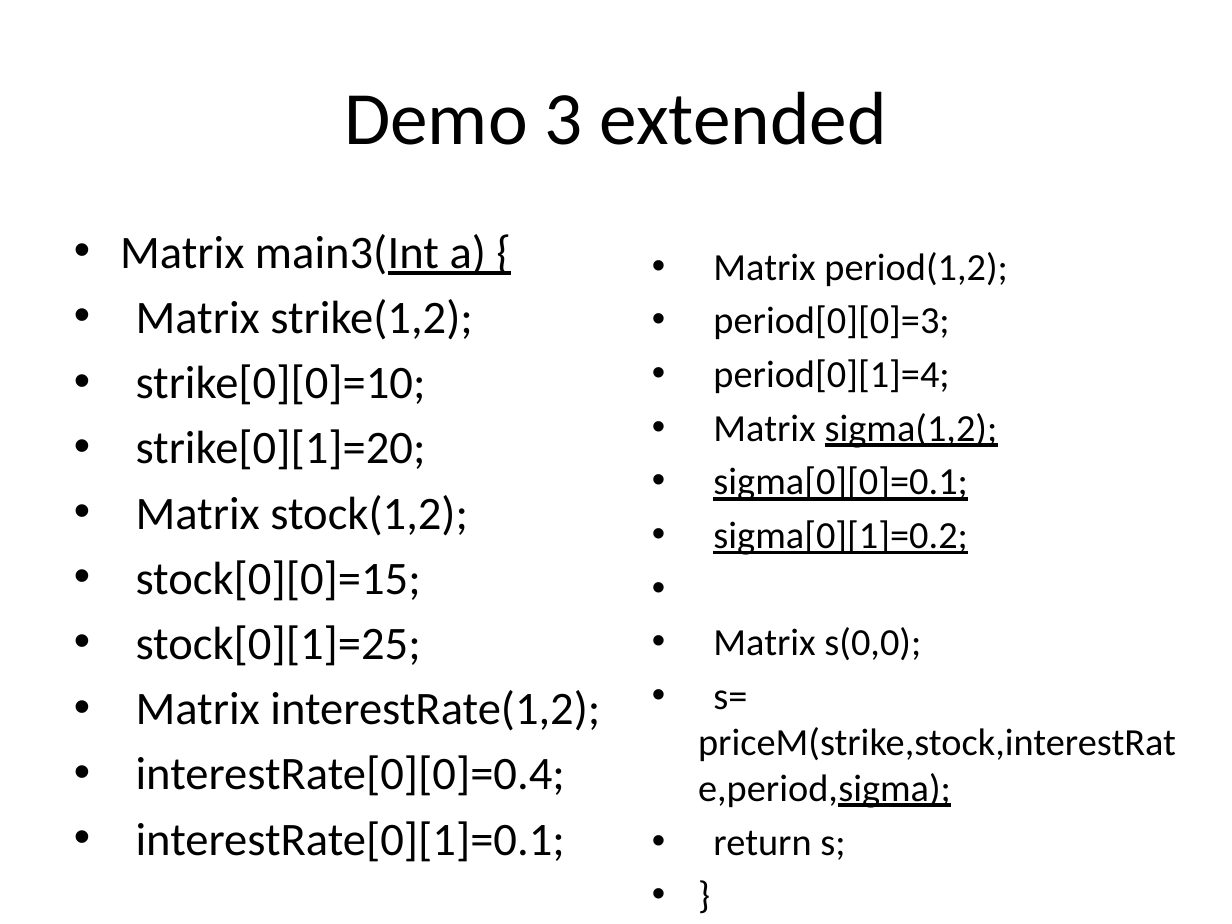
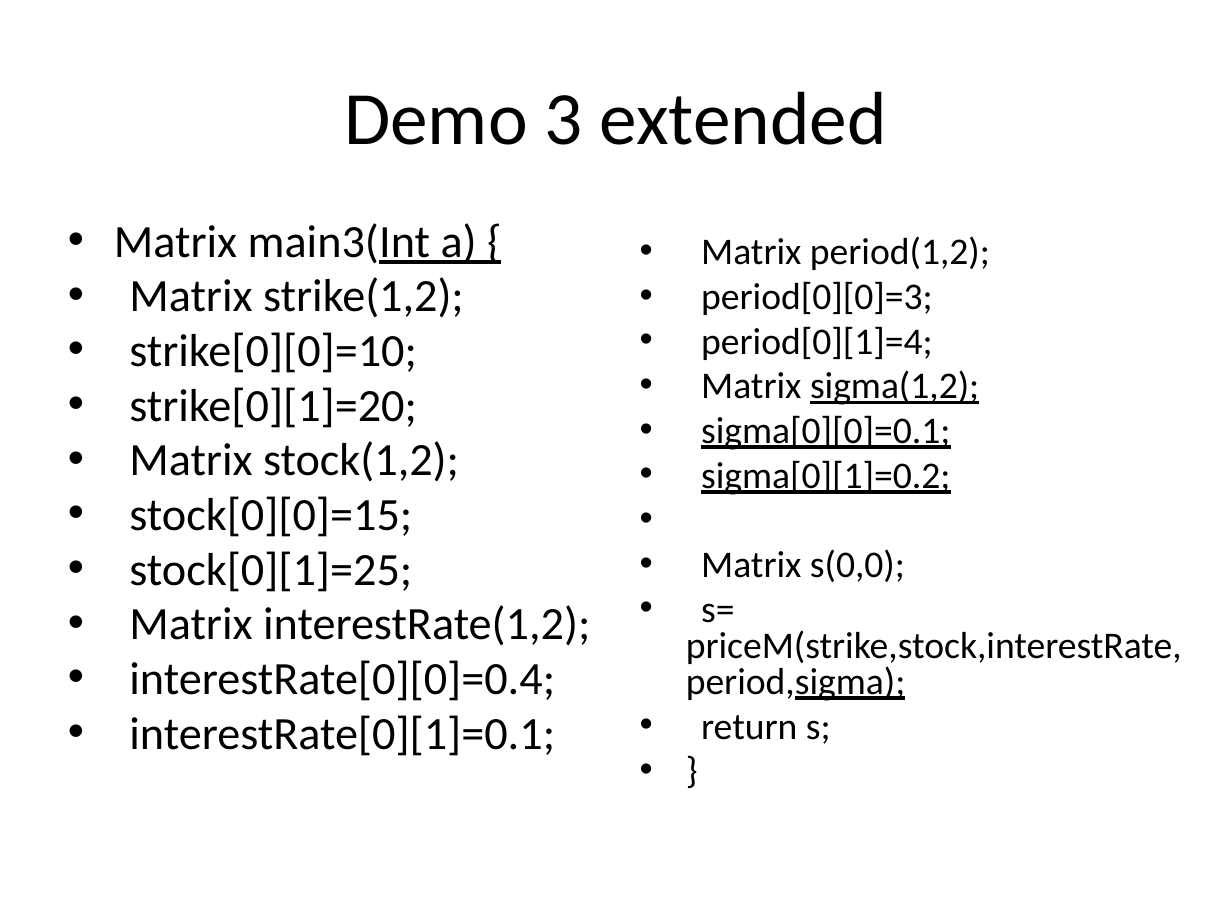
Before and after one commit to liufei11111/w4115PLT, a slide deck: slide 8 of src/project/demo/PLTFinalPresentation.pptx. Drawn at 1232x924 pixels with LibreOffice and Linux fonts; fonts in the diff are those of the drawing. Boxes give left, top, right and bottom in pixels: in the first picture for what was removed or moved away, otherwise in the second. Text is boxed around its words. In the diff, an @@ line names an element or a change of style, - is before the commit and + after.

```diff
--- a/src/project/demo/PLTFinalPresentation.pptx
+++ b/src/project/demo/PLTFinalPresentation.pptx
@@ text "Matrix main3(Int a) {" at (114,223,590,756): size 27.2 to 27 pt; line spacing 1 to 0.8 @@
@@ text "Matrix period(1,2);" at (686,236,1182,744): size 22.4 to 22 pt; line spacing 1 to 0.8 @@
```
Also in this commit, not shown: 11 other slides changed, 1 slide added, 1 slide removed.
